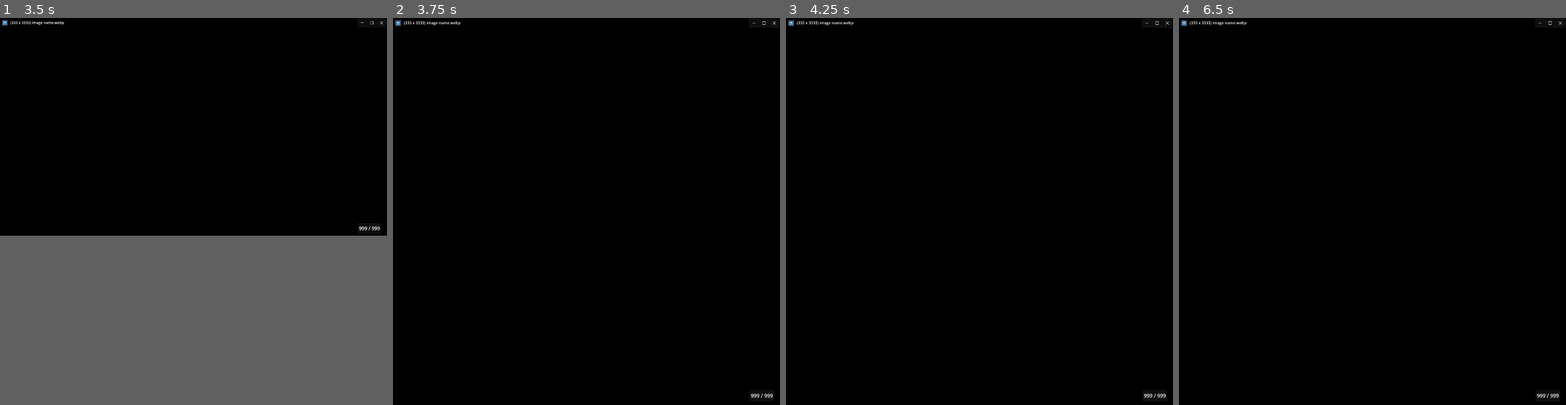
Above: before the commit, frames 1-4 (left to right).
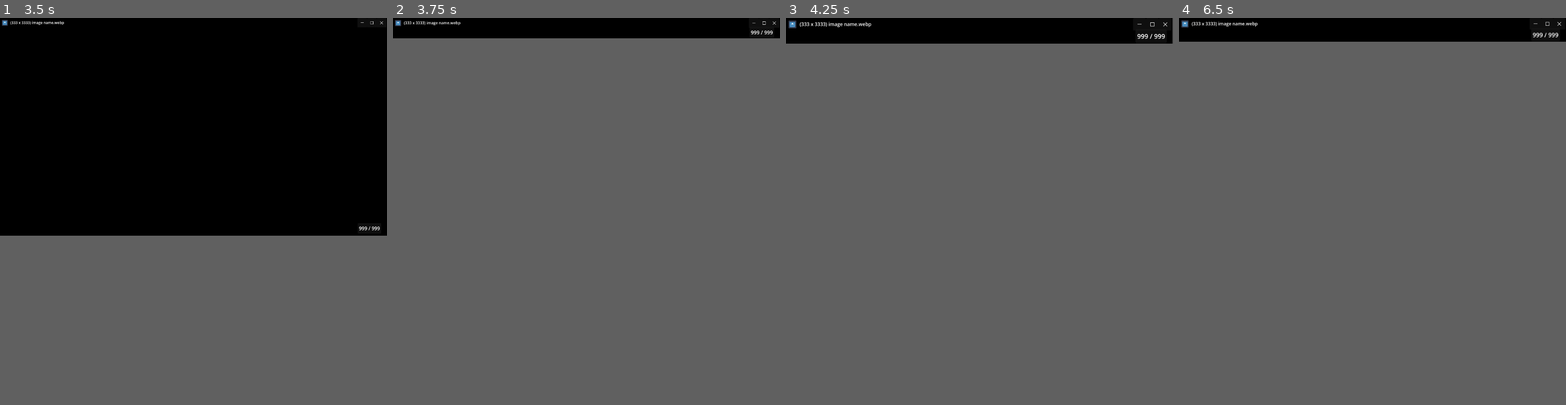
Above: after the commit, the same moments.

Repository: Jareth329/ImageViewer
Game: Godot game, scene res://scenes/main.tscn
Two runs of this game, one before a commit and one after it. Both use one fixed random seed, a clock stepped at 60 frames per second and the inputs below. The engine's default icon, where the game draws it, is replaced by a stand-in: a white triangle on a blue panel in a dark square.
Inputs (mouse positions are in pixels of both pictures, inside the frame that each line leads up to):
- Up to frame 1 (3.5 s): click (363, 21) at 0.5 s; click (371, 21) at 1.25 s; tap Enter at 2 s; drag from (193, 130) to (232, 79) at 2.02 s; tap Space at 2.75 s; drag from (116, 137) to (174, 168) at 2.77 s
- Up to frame 2 (3.75 s): tap Enter at 3.5 s; move the mouse to (625, 79) at 3.52 s; hold Right from 3.53 s (still down); tap Z at 3.6 s; click (625, 79) at 3.67 s
- Up to frame 3 (4.25 s): keep holding Right; tap X at 3.8 s
- Up to frame 4 (6.5 s): release Right at 4.25 s; tap Space at 4.25, 5.75 s; drag from (1353, 168) to (1256, 95) at 4.27 s; tap Enter at 5 s; move the mouse to (1488, 161) at 5.02 s; hold Left 5.03-5.75 s; tap Ctrl at 5.1 s; click (1488, 161) at 5.17 s; tap X at 5.3 s; drag from (1256, 95) to (1314, 72) at 5.77 s
In our replay, in frame 2 the window is 800x800 before the commit and 800x42 after it. These sizes can differ from the game's own. Grey fills any space a smaller window leaves; there, only what the larger window draws over its background counts as a difference.

Frame 1 is identical in both runs. In frame 2, less than 0.1% of the frame differs, in the area x 92-99%, y 3-99%; in frame 3, 0.3%, in the area x 0-99%, y 0-99%; in frame 4, 0.3%.

Commit message:
adjust image aspect calculation
- to allow for adjusting aspect ratio (for fake titlebar)

Diff:
--- a/scripts/main.gd
+++ b/scripts/main.gd
@@ -26,7 +26,7 @@
 
 #region Variables
 var image_index:int = 0
-var image_aspect:float = 1.0
+var image_dimensions:Vector2i = Vector2i.ZERO
 var image_paths:Array[String] = []
 var history_queue:Array[String] = []
 var history:Dictionary = {} # String(path) : ImageTexture(image)
@@ -115,6 +115,12 @@
 		screen += 1
 	return window_pos
 
+func calc_image_aspect() -> float:
+	if titlebar.visible:
+		# may need to be adjusted for other screens
+		return (image_dimensions.x as float / image_dimensions.y) * 0.965
+	return image_dimensions.x as float / image_dimensions.y
+
 func resize_window(too_large:bool=false) -> void:
 	var screen_size:Vector2i = DisplayServer.screen_get_size()
 	var window_max_size:Vector2i = screen_size * window_max_size_percent
@@ -125,6 +131,7 @@
 
 	var max_aspect:float = float(window_max_size.x) / window_max_size.y
 	var _size:Vector2i = window_max_size
+	var image_aspect:float = calc_image_aspect()
 
 	if use_horizontal_fit or (image_aspect > 1 and image_aspect >= max_aspect):
 		_size.y = window_max_size.x / image_aspect
@@ -199,10 +206,9 @@
 func change_image(path:String) -> void:
 	if use_history and history.has(path) and history[path] is ImageTexture:
 		var _texture:ImageTexture = history[path] as ImageTexture
-		var _image_dimensions:Vector2 = _texture.get_image().get_size()
-		image_aspect = _image_dimensions.x / _image_dimensions.y
-		update_ui(path.get_file(), _image_dimensions)
-		display.change_image(_texture, image_aspect)
+		image_dimensions = _texture.get_image().get_size()
+		update_ui(path.get_file(), image_dimensions)
+		display.change_image(_texture, image_dimensions.x as float / image_dimensions.y)
 		return
 
 	if use_threading:
@@ -223,10 +229,9 @@
 
 	var texture:ImageTexture = ImageTexture.create_from_image(image)
 	if use_history: add_to_history(path, texture)
-	var image_dimensions:Vector2 = image.get_size()
-	image_aspect = image_dimensions.x / image_dimensions.y
+	image_dimensions = image.get_size()
 	update_ui(path.get_file(), image_dimensions)
-	display.change_image(texture, image_aspect)
+	display.change_image(texture, image_dimensions.x as float / image_dimensions.y)
 
 func _load_custom(path:String, image:Image, type:ImageType) -> Array:
 	var err:int = -1
@@ -290,10 +295,10 @@
 func _finished(index:int, path:String, texture:ImageTexture) -> void:
 	if index != image_index: return
 	if use_history: add_to_history(path, texture)
-	var image_dimensions:Vector2 = texture.get_image().get_size()
-	image_aspect = image_dimensions.x / image_dimensions.y
+	image_dimensions = texture.get_image().get_size()
 	update_ui(path.get_file(), image_dimensions)
-	display.change_image(texture, image_aspect)
+	display.change_image(texture, image_dimensions.x as float / image_dimensions.y)
+#endregion
 
 #region Title Bar
 func _on_minimize_pressed() -> void:
